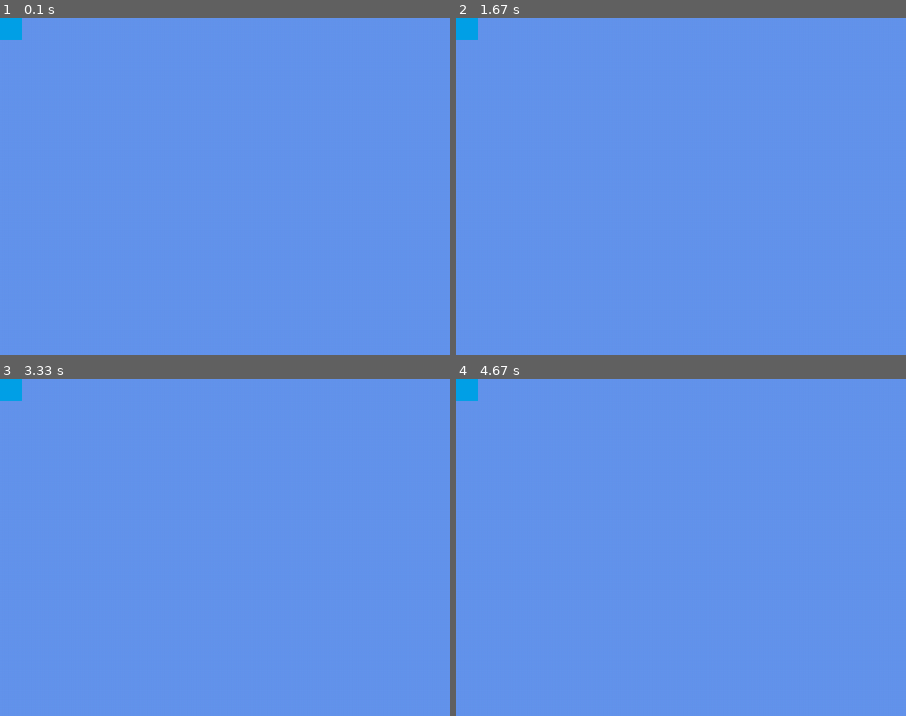
Above: before the commit, frames 1-4 (two rows, left to right).
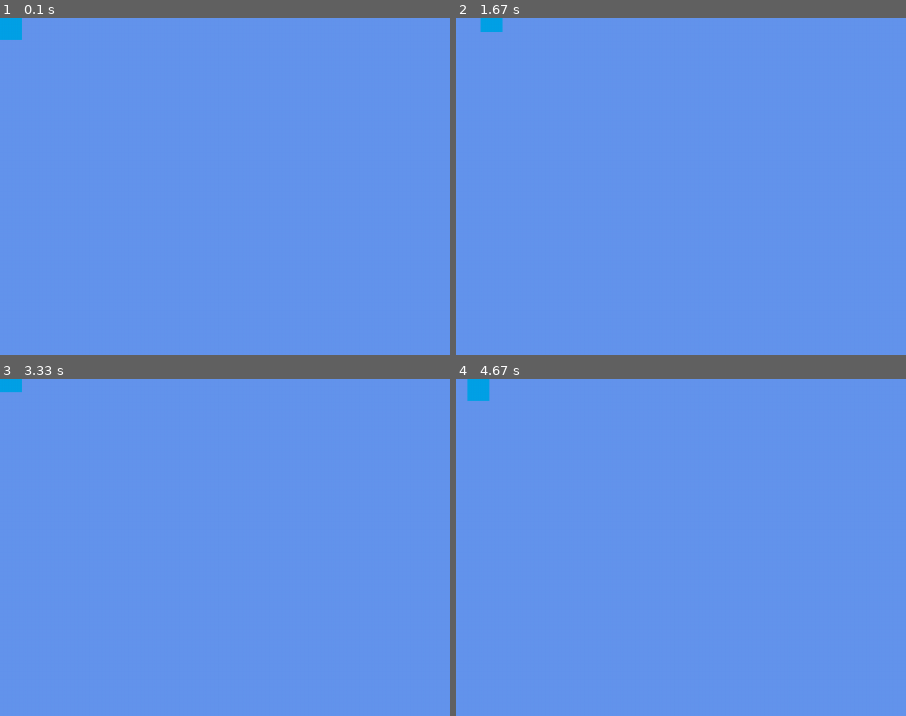
Above: after the commit, the same moments.

Repository: bretcolloff/pygame_base
Game: pygame game, started from game.py
The game is run twice, just before and just after one commit, with the same random seed, the same clock (stepped at 60 frames per second) and the same inputs.
Inputs:
- Up to frame 1 (0.1 s): no input
- Up to frame 2 (1.67 s): hold Right 0.33-0.8 s; hold Up 0.83-1.13 s; hold Right 1.17-1.63 s
- Up to frame 3 (3.33 s): hold Left 1.67-2.2 s; hold Down 2.23-2.53 s; hold Left 2.57-2.97 s; hold Up from 3 s (still down)
- Up to frame 4 (4.67 s): release Up at 3.37 s; hold Right 3.4-4.03 s; hold Down 4.07-4.43 s; hold Left from 4.47 s (still down)
The pictures show only the part of the screen within x 0-50%, y 0-50%; the shares and areas given below are measured in that part.
In our replay, the window is 900x675 before the commit and 632x421 after it. These sizes can differ from the game's own. Grey fills any space a smaller window leaves; there, only what the larger window draws over its background counts as a difference.

The runs differ from the first frame. In frame 2, 0.5% of the frame differs, in the area x 0-11%, y 0-7%; in frame 3, 0.1%; in frame 4, 0.3%.

Commit message:
Managing some input.

Diff:
--- a/engine/entities/entity.py
+++ b/engine/entities/entity.py
@@ -26,3 +26,13 @@
     def render(self, screen):
         if self.visible:
             screen.blit(self.image, (self.x, self.y))
+
+    def process_input(self, input_map):
+        if input_map[pygame.K_UP]:
+            self.y -= 1
+        if input_map[pygame.K_DOWN]:
+            self.y += 1
+        if input_map[pygame.K_LEFT]:
+            self.x -= 1
+        if input_map[pygame.K_RIGHT]:
+            self.x += 1
--- a/game.py
+++ b/game.py
@@ -3,6 +3,8 @@
 from engine.config import *
 from engine.entities.entity import *
 from engine.resource_managers.entitymanager import *
+
+from inputhandler import *
 
 # initialize game engine
 pygame.init()
@@ -21,6 +23,9 @@
 entityManager = EntityManager()
 entityManager.load('resources/data/data.json')
 
+inputHandler = InputHandler()
+inputHandler.set_focus(entityManager.entities[0])
+
 # Game loop
 done = False
 while done == False:
@@ -28,6 +33,10 @@
     for event in pygame.event.get():
         if event.type == pygame.QUIT:
             done = True
+
+    # Process input
+    inputHandler.apply_input(pygame.key.get_pressed())
+
     # write game logic here
 
     # Clear the screen.
--- /dev/null
+++ b/inputhandler.py
@@ -0,0 +1,11 @@
+
+
+class InputHandler:
+    def __init__(self):
+        self.focus = None
+
+    def set_focus(self, focus):
+        self.focus = focus
+
+    def apply_input(self, input_map):
+        self.focus.process_input(input_map)
--- a/resources/data/config.json
+++ b/resources/data/config.json
@@ -1,8 +1,8 @@
 {
   "application": {
     "resolution": {
-      "width": 1024,
-      "height": 768
+      "width": 720,
+      "height": 480
     },
     "name": "Game Engine"
   }
